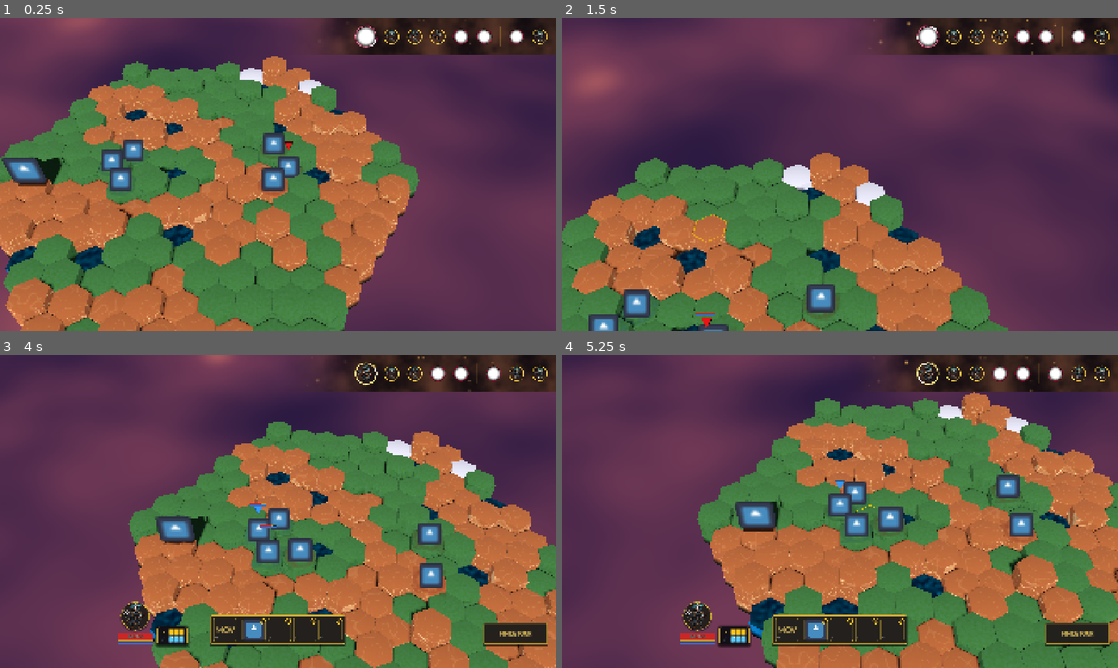
Above: before the commit, frames 1-4 (two rows, left to right).
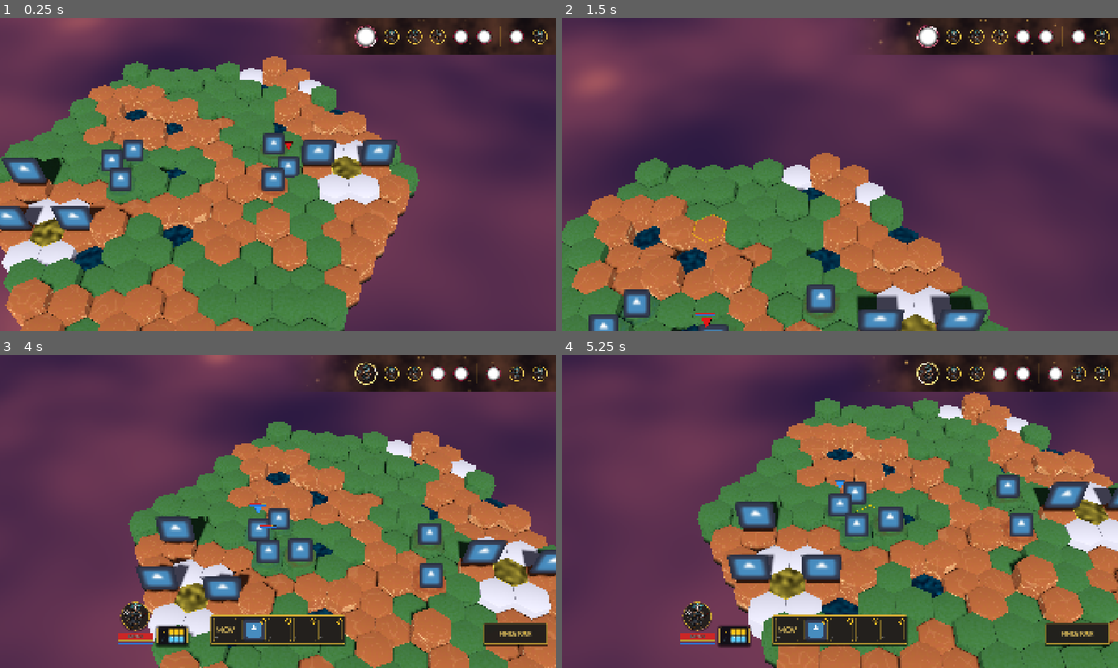
Above: after the commit, the same moments.

Repository: Kobraxos/Mythologia
Game: Godot game, scene res://levels/test_room/test_level.tscn
Same seed, same stepped clock (60 frames per second), same inputs: the game is played once before the commit and once after it. The project has no main scene, so this scene is started directly. The engine's default icon, where the game draws it, is replaced by a stand-in: a white triangle on a blue panel in a dark square.
Inputs (mouse positions are in pixels of both pictures, inside the frame that each line leads up to):
- Up to frame 1 (0.25 s): no input
- Up to frame 2 (1.5 s): move the mouse to (962, 158) at 0.52 s; hold Up (ui_up) 0.53-1.28 s; tap S (camera_backward) at 0.6 s; move the mouse to (728, 190) at 1.27 s; tap W (camera_forward) at 1.35 s
- Up to frame 3 (4 s): move the mouse to (333, 442) at 2.02 s; hold Up (ui_up) 2.03-3.53 s; tap A (camera_left) at 2.1 s; move the mouse to (250, 574) at 2.77 s; tap D (camera_right) at 2.85 s; move the mouse to (444, 558) at 3.52 s; tap Q (camera_rotate_left) at 3.6 s
- Up to frame 4 (5.25 s): move the mouse to (673, 464) at 4.27 s; tap E (camera_rotate_right) at 4.35 s; move the mouse to (867, 511) at 5.02 s; tap Mouse wheel up (camera_zoom_in) at 5.1 s

The runs differ from the first frame. In frame 1, 5.4% of the frame differs, in the area x 0-72%, y 38-82%; in frame 2, 2.7%; in frame 3, 6.5%, in the area x 24-100%, y 33-92%; in frame 4, 5.9%.

Commit message:
feat: implement grid feature generation system and add nectar altar feature support

Diff:
--- a/data/terrain/biome_palette.gd
+++ b/data/terrain/biome_palette.gd
@@ -3,6 +3,8 @@
 
 @export_category("Biome Definition")
 @export var biome_name: String = "Nouveau Biome"
+
+enum TerrainRole { BASE, FERTILE, WATER, OBSTACLE, SPECIAL, ROAD, ABYSS }
 
 @export_category("Topography Rules")
 ## Niveau Z en dessous duquel l'eau apparait automatiquement
@@ -23,3 +25,14 @@
 @export var road_terrain: TerrainData
 ## Terrain des gouffres aux bords de la carte (Abysse)
 @export var abyss_terrain: TerrainData
+
+func get_terrain_by_role(role: TerrainRole) -> TerrainData:
+	match role:
+		TerrainRole.BASE: return base_terrain
+		TerrainRole.FERTILE: return fertile_terrain
+		TerrainRole.WATER: return water_terrain
+		TerrainRole.OBSTACLE: return obstacle_terrain
+		TerrainRole.SPECIAL: return special_terrain
+		TerrainRole.ROAD: return road_terrain
+		TerrainRole.ABYSS: return abyss_terrain
+	return base_terrain
--- /dev/null
+++ b/data/terrain/features/feat_nectar_altar.tres
@@ -0,0 +1,58 @@
+[gd_resource type="Resource" script_class="GridFeature" format=3 uid="uid://nectar_altar_123"]
+
+[ext_resource type="Script" path="res://systems/grid/grid_generator/grid_feature.gd" id="1_script"]
+[ext_resource type="Script" path="res://systems/grid/grid_generator/grid_feature_node.gd" id="2_node"]
+
+[sub_resource type="Resource" id="Resource_n0"]
+script = ExtResource("2_node")
+relative_q = 0
+relative_r = 0
+height_offset = 0
+role = 4
+
+[sub_resource type="Resource" id="Resource_n1"]
+script = ExtResource("2_node")
+relative_q = 0
+relative_r = -1
+height_offset = 0
+role = 5
+
+[sub_resource type="Resource" id="Resource_n2"]
+script = ExtResource("2_node")
+relative_q = 0
+relative_r = 1
+height_offset = 0
+role = 5
+
+[sub_resource type="Resource" id="Resource_n3"]
+script = ExtResource("2_node")
+relative_q = 1
+relative_r = -1
+height_offset = 0
+role = 5
+
+[sub_resource type="Resource" id="Resource_n4"]
+script = ExtResource("2_node")
+relative_q = -1
+relative_r = 1
+height_offset = 0
+role = 5
+
+[sub_resource type="Resource" id="Resource_n5"]
+script = ExtResource("2_node")
+relative_q = 1
+relative_r = 0
+height_offset = 0
+role = 3
+
+[sub_resource type="Resource" id="Resource_n6"]
+script = ExtResource("2_node")
+relative_q = -1
+relative_r = 0
+height_offset = 0
+role = 3
+
+[resource]
+script = ExtResource("1_script")
+feature_name = "Autel de Nectar"
+nodes = Array[ExtResource("2_node")]([SubResource("Resource_n0"), SubResource("Resource_n1"), SubResource("Resource_n2"), SubResource("Resource_n3"), SubResource("Resource_n4"), SubResource("Resource_n5"), SubResource("Resource_n6")])
--- a/levels/test_room/test_level.tscn
+++ b/levels/test_room/test_level.tscn
@@ -32,6 +32,7 @@
 [ext_resource type="Resource" uid="uid://wminotaur" path="res://data/units/monsters/warrior_minotaur.tres" id="20_warrior"]
 [ext_resource type="Script" uid="uid://cw2a56lp8x7ql" path="res://systems/combat/player_input_controller.gd" id="21_pic"]
 [ext_resource type="Material" uid="uid://ol07npqm6q0q" path="res://assets/3d/mat_mythic_sea.tres" id="mat_sea"]
+[ext_resource type="Resource" uid="uid://nectar_altar_123" path="res://data/terrain/features/feat_nectar_altar.tres" id="feat_nectar"]
 
 [sub_resource type="FastNoiseLite" id="FastNoiseLite_kt0r7"]
 frequency = 0.05
@@ -61,6 +62,8 @@
 obstacle_noise = SubResource("FastNoiseLite_obstacle")
 road_noise = SubResource("FastNoiseLite_road")
 special_noise = SubResource("FastNoiseLite_special")
+features = Array[Resource("res://systems/grid/grid_generator/grid_feature.gd")]([ExtResource("feat_nectar")])
+feature_count = 2
 
 [node name="DirectionalLight3D" type="DirectionalLight3D" parent="." unique_id=131529003]
 transform = Transform3D(1, 0, 0, 0, 0.707107, 0.707107, 0, -0.707107, 0.707107, 0, 10, 0)
--- /dev/null
+++ b/systems/grid/grid_generator/grid_feature.gd
@@ -0,0 +1,7 @@
+class_name GridFeature
+extends Resource
+
+@export_category("Grid Feature (Stamp)")
+@export var feature_name: String = "Nouvelle Structure"
+## Liste de toutes les cases constituant cette structure
+@export var nodes: Array[GridFeatureNode] = []
--- /dev/null
+++ b/systems/grid/grid_generator/grid_feature_node.gd
@@ -0,0 +1,12 @@
+class_name GridFeatureNode
+extends Resource
+
+@export_category("Feature Node")
+## Coordonnée axiale (X) relative au centre du tampon (0,0)
+@export var relative_q: int = 0
+## Coordonnée axiale (Y) relative au centre du tampon (0,0)
+@export var relative_r: int = 0
+## Décalage de hauteur (Z) relatif au centre du tampon
+@export var height_offset: int = 0
+## Le rôle de ce terrain, qui sera traduit via la BiomePalette
+@export var role: BiomePalette.TerrainRole = BiomePalette.TerrainRole.BASE
--- a/systems/grid/grid_generator/grid_generator.gd
+++ b/systems/grid/grid_generator/grid_generator.gd
@@ -22,6 +22,12 @@
 @export var road_noise: FastNoiseLite
 ## Bruit déterminant l'apparition des éléments spéciaux (Nectar)
 @export var special_noise: FastNoiseLite
+
+@export_category("Procedural Features")
+## Les structures préfabriquées à tamponner sur la carte.
+@export var features: Array[GridFeature] = []
+## Le nombre de tampons que l'on essaie de placer par défaut.
+@export var feature_count: int = 0
 
 # PUBLIC VARIABLES
 ## Dictionnaire contenant toutes les tuiles instanciées sur le plateau.
@@ -66,14 +72,61 @@
 	if special_noise:
 		special_noise.seed = grid_seed + 4000
 
+	# --- PASSE DE STAMPING (Features) ---
+	var stamped_hexes: Dictionary[Vector2i, GridFeatureNode] = {}
+	var stamped_heights: Dictionary[Vector2i, int] = {}
+	var invalid_centers: Dictionary[Vector2i, bool] = {}
+
+	if feature_count > 0 and features.size() > 0:
+		for i in range(feature_count):
+			var feature: GridFeature = features.pick_random()
+			if not feature or feature.nodes.is_empty(): continue
+
+			var valid_centers = coords.filter(func(c): return not invalid_centers.has(Vector2i(c.x, c.y)))
+			if valid_centers.is_empty(): break
+
+			var center: Vector3i = valid_centers.pick_random()
+			var center_2d := Vector2i(center.x, center.y)
+
+			var base_z: int = 0
+			if elevation_noise:
+				base_z = roundi(remap(elevation_noise.get_noise_2d(center.x * 10.0, center.y * 10.0), -1.0, 1.0, 0, max_elevation))
+
+			for node in feature.nodes:
+				var abs_2d = Vector2i(center_2d.x + node.relative_q, center_2d.y + node.relative_r)
+				stamped_hexes[abs_2d] = node
+				stamped_heights[abs_2d] = base_z + node.height_offset
+				invalid_centers[abs_2d] = true
+
+	# --- PASSE PRINCIPALE ---
 	for hex_coord: Vector3i in coords:
-		var dist_to_center: int = HexMath.distance_2d_flat(Vector2i.ZERO, Vector2i(hex_coord.x, hex_coord.y))
+		var hex_2d := Vector2i(hex_coord.x, hex_coord.y)
+		var dist_to_center: int = HexMath.distance_2d_flat(Vector2i.ZERO, hex_2d)
 
 		# Application du relief procédural via le bruit (Noise)
 		if elevation_noise:
 			var noise_val: float = elevation_noise.get_noise_2d(hex_coord.x * 10.0, hex_coord.y * 10.0)
 			# Remappe la valeur du bruit [-1.0, 1.0] vers un niveau de hauteur entier [0, max_elevation]
 			hex_coord.z = roundi(remap(noise_val, -1.0, 1.0, 0, max_elevation))
+
+		# AAA : Priorité au Tampon (Override de la génération procédurale)
+		if stamped_hexes.has(hex_2d):
+			var node: GridFeatureNode = stamped_hexes[hex_2d]
+			hex_coord.z = stamped_heights[hex_2d]
+
+			if active_biome:
+				var chosen_terrain = active_biome.get_terrain_by_role(node.role)
+				if chosen_terrain and chosen_terrain.visual_prefab:
+					var tile: Node3D = chosen_terrain.visual_prefab.instantiate() as Node3D
+					var world_pos: Vector3 = HexMath.hex_to_world(hex_coord, GridManager.hex_size, GridManager.elevation_step)
+					tile.position = world_pos
+					tile.name = "HexTile_Feature_%s_%d_%d_%d" % [chosen_terrain.id, hex_coord.x, hex_coord.y, hex_coord.z]
+					add_child(tile)
+					hex_tiles[hex_coord] = tile
+					GridManager.terrain_tiles[hex_coord] = chosen_terrain
+					local_pathfinder.add_hex(hex_coord, world_pos, chosen_terrain.movement_cost)
+					flat_to_3d[hex_2d] = hex_coord
+			continue
 
 		# Si la coordonnée est déclarée comme obstacle, on l'ignore : elle n'aura ni tuile, ni pathfinding.
 		if obstacles.has(hex_coord):
Not shown, added: systems/grid/grid_generator/grid_feature.gd.uid
Not shown, added: systems/grid/grid_generator/grid_feature_node.gd.uid
